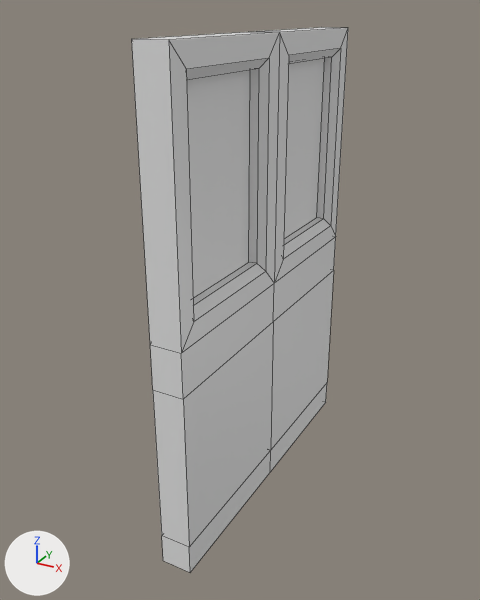
Before and after pictures for a commit that changed the FBX model EgoFractum/Assets/Models/door.fbx.
The view is the same before and after, from a camera (50 mm lens) standing at (1.85, -3.65, 3.18) and looking at (-0.09, -0.11, 1.41). Every picture has the same lights, and +X, +Y and +Z are marked at lower left. The first picture is the older version. Mesh edges are drawn as thin lines. Where no turn or scale is listed for an object, it has been applied to the vertices.

In view in the first picture: 'Cube.001', 'Cube.003', 'DoorL', 'DoorR'.
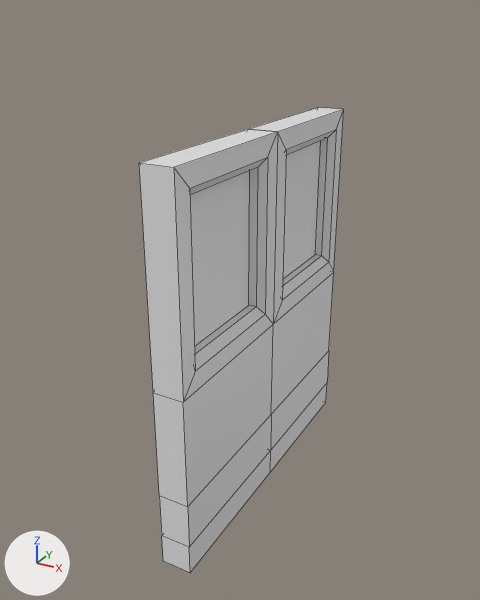
Location of each change, (x1, y1, x2, y2) in pixels of the pictures (480 x 600 px; the box of a moved part takes in the faces that stretch with it):
'DoorL', reshaped (6% narrower, 18% shorter)
    before: (132, 32, 280, 572)
    after: (139, 129, 278, 572)
'DoorR', reshaped (18% shorter)
    before: (254, 27, 348, 472)
    after: (250, 108, 344, 472)
'Cube.003', reshaped (6% narrower, 23% shorter)
    before: (186, 70, 250, 298)
    after: (190, 171, 250, 346)
'Cube.001', reshaped (7% narrower, 24% shorter)
    before: (284, 58, 325, 239)
    after: (283, 141, 321, 279)
part 2 of me_cube_034, moved or reshaped
    before: (271, 237, 336, 449)
    after: (271, 273, 334, 449)
part 3 of me_cube_034, moved or reshaped
    before: (254, 27, 348, 64)
    after: (250, 108, 343, 155)
part 4 of me_cube_034, moved or reshaped
    before: (274, 30, 348, 283)
    after: (273, 109, 344, 324)
part 5 of me_cube_029, moved or reshaped
    before: (150, 284, 274, 547)
    after: (153, 325, 273, 547)
part 6 of me_cube_029, moved or reshaped
    before: (139, 32, 280, 80)
    after: (140, 129, 277, 195)
part 7 of me_cube_029, moved or reshaped
    before: (132, 33, 280, 353)
    after: (139, 132, 278, 402)

The edits, one by one:
me_cube_034 is used by ob_doorr; location (0.0, 0.0, 0.0).
me_cube_034 had 40 vertices, 40 faces and spanned x -0.1..0.1, y 0.0..1.1, z 0.0..3.05.
me_cube_034 now has 40 vertices, 40 faces and spans x -0.1..0.1, y 0.0..1.1, z 0.0..2.5.
me_cube_034 part 2: all 4 vertices in x -0.1..0.1, y 0.0..1.1, z 1.24 are moved by (0.0, 0.0, -0.73).
me_cube_034 part 3: all 14 vertices in x -0.1..0.1, y 0.0..1.1, z 2.87..3.05 are moved by (0.0, 0.0, -0.55).
me_cube_034 part 4: all 14 vertices in x -0.1..0.1, y 0.0..1.1, z 1.52..1.71 are moved by (0.0, 0.0, -0.3).
me_cube_035 is used by ob_cube_001; location (0.0, 0.0, 0.0).
me_cube_035 had 4 vertices, 1 face and spanned x 0.0, y 0.166..0.934, z 1.709..2.866.
me_cube_035 now has 4 vertices, 1 face and spans x 0.0, y 0.166..0.934, z 1.411..2.315.
Part 1, on me_cube_035:
Vertex 0 of me_cube_035 moves from (0.0, 0.934, 1.709) at pixel (316, 217) to (0.0, 0.934, 1.411) at pixel (315, 254).
Vertex 1 of me_cube_035 moves from (0.0, 0.934, 2.866) to (0.0, 0.934, 2.315).
Vertex 2 of me_cube_035 moves from (0.0, 0.166, 1.709) to (0.0, 0.166, 1.411).
Vertex 3 of me_cube_035 moves from (0.0, 0.166, 2.866) to (0.0, 0.166, 2.315).
me_cube_032 is used by ob_cube_003; location (0.0, 0.0, 0.0).
Verts and faces of me_cube_032; kept vertices keep their numbers, new ones are numbered from 4.
Before the commit, vertices of me_cube_032: 0 (0.0, -0.934, 1.709), 1 (0.0, -0.934, 2.866), 2 (0.0, -0.166, 1.709) at pixel (248, 262), 3 (0.0, -0.166, 2.866).
me_cube_032 had 4 vertices, 1 face and spanned x 0.0, y -0.934..-0.166, z 1.709..2.866.
me_cube_032 now has 4 vertices, 1 face and spans x 0.0, y -0.934..-0.166, z 1.411..2.315.
Part 8, on me_cube_032:
Vertices deleted: 0 to 3 (with the faces that use them).
New vertex 4 is at (0.0, -0.934, 1.411).
New vertex 5 is at (0.0, -0.934, 2.315).
New vertex 6 is at (0.0, -0.166, 1.411), pixel (248, 305).
New vertex 7 is at (0.0, -0.166, 2.315).
New faces: (4, 6, 7, 5).
me_cube_029 is used by ob_doorl; location (0.0, 0.0, 0.0).
me_cube_029 had 40 vertices, 40 faces and spanned x -0.1..0.1, y -1.1..0.0, z 0.0..3.05.
me_cube_029 now has 40 vertices, 40 faces and spans x -0.1..0.1, y -1.1..0.0, z 0.0..2.5.
me_cube_029 part 5: all 4 vertices in x -0.1..0.1, y -1.1..0.0, z 1.24 are moved by (0.0, 0.0, -0.73).
me_cube_029 part 6: all 14 vertices in x -0.1..0.1, y -1.1..0.0, z 2.87..3.05 are moved by (0.0, 0.0, -0.55).
me_cube_029 part 7: all 14 vertices in x -0.1..0.1, y -1.1..0.0, z 1.52..1.71 are moved by (0.0, 0.0, -0.3).
